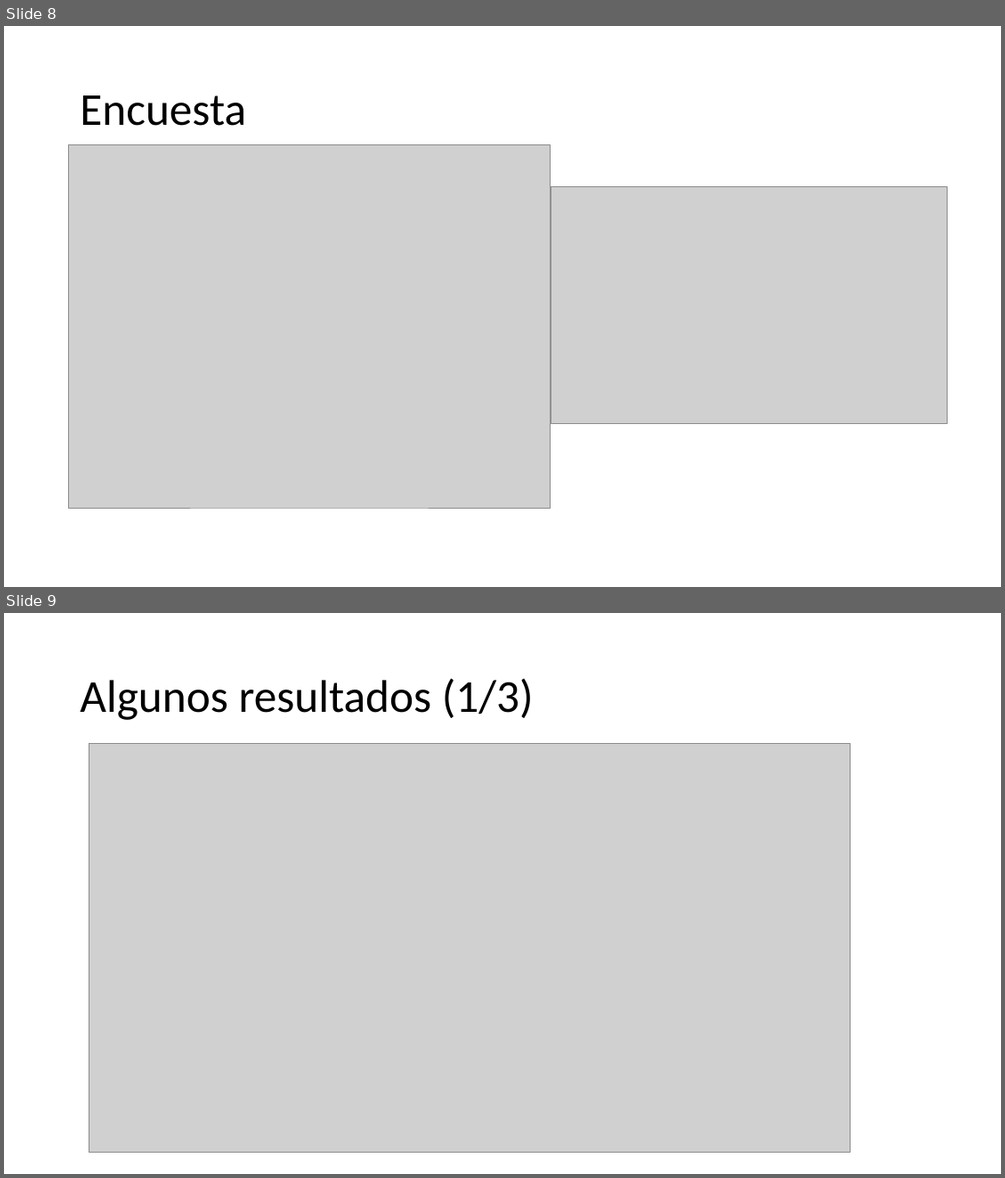
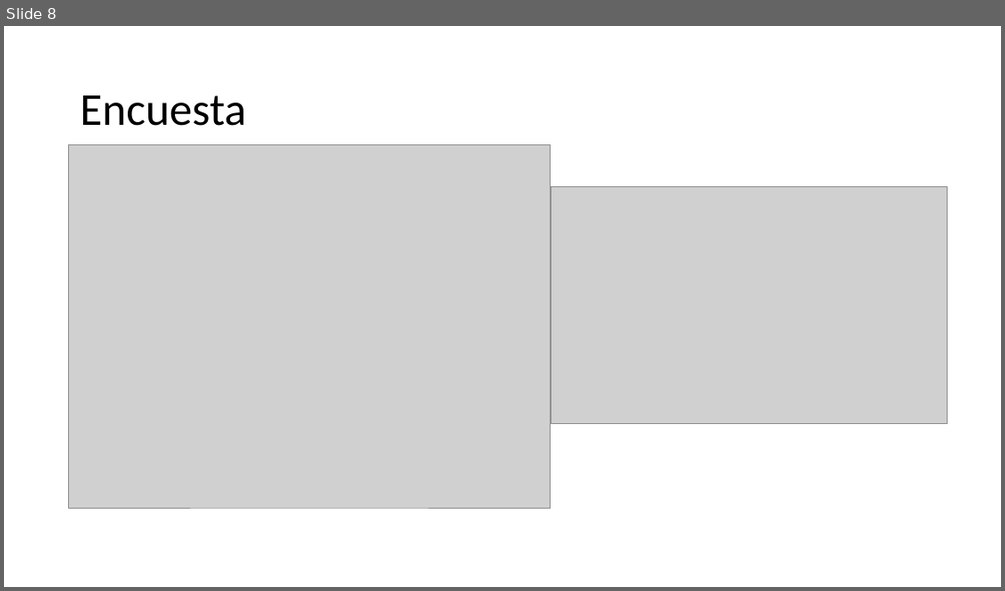
Before and after one commit to Slendercoder/DatosDLL, a slide deck: 12-16-18-23-27-sept-2019/Analysis/Colaboración, uso del lenguaje y comprensión.pptx. Shown one above the other, each under a label of ours: slides 8 and 9 before the commit, slide 8 after it. The pictures are 1005x1178 and 1005x591 pixels, drawn with LibreOffice and Linux fonts; fonts in the diff are those of the drawing; grey boxes stand for pictures. Boxes give left, top, right and bottom in pixels: in the first picture for what was removed or moved away, otherwise in the second. Text is boxed around its words. In the diff, an @@ line names an element or a change of style, - is before the commit and + after.

```diff
--- a/12-16-18-23-27-sept-2019/Analysis/Colaboración, uso del lenguaje y comprensión.pptx
+++ b/12-16-18-23-27-sept-2019/Analysis/Colaboración, uso del lenguaje y comprensión.pptx
@@ slide 9 removed at <box>4,613,1001,1174</box>, background #FFFFFF @@
@@ title removed at <box>80,678,534,720</box> @@
-Algunos resultados (1/3)
@@ picture removed at <box>89,743,850,1152</box> @@
```
Also in this commit, not shown: 1 slide changed, 3 slides added, 7 other files.
